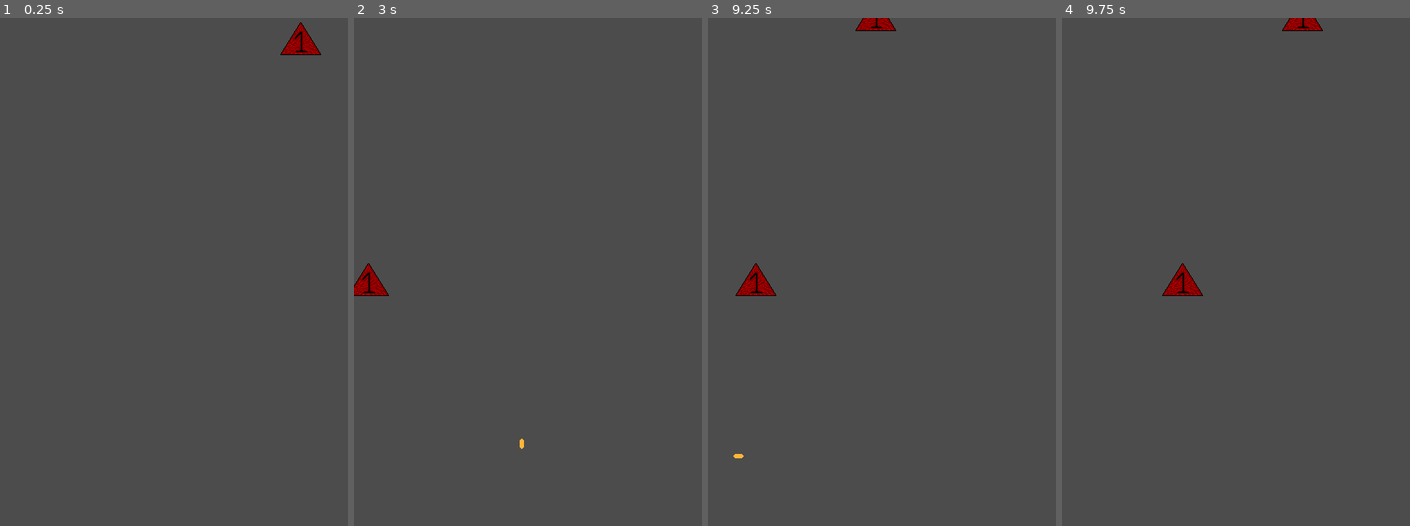
Above: before the commit, frames 1-4 (left to right).
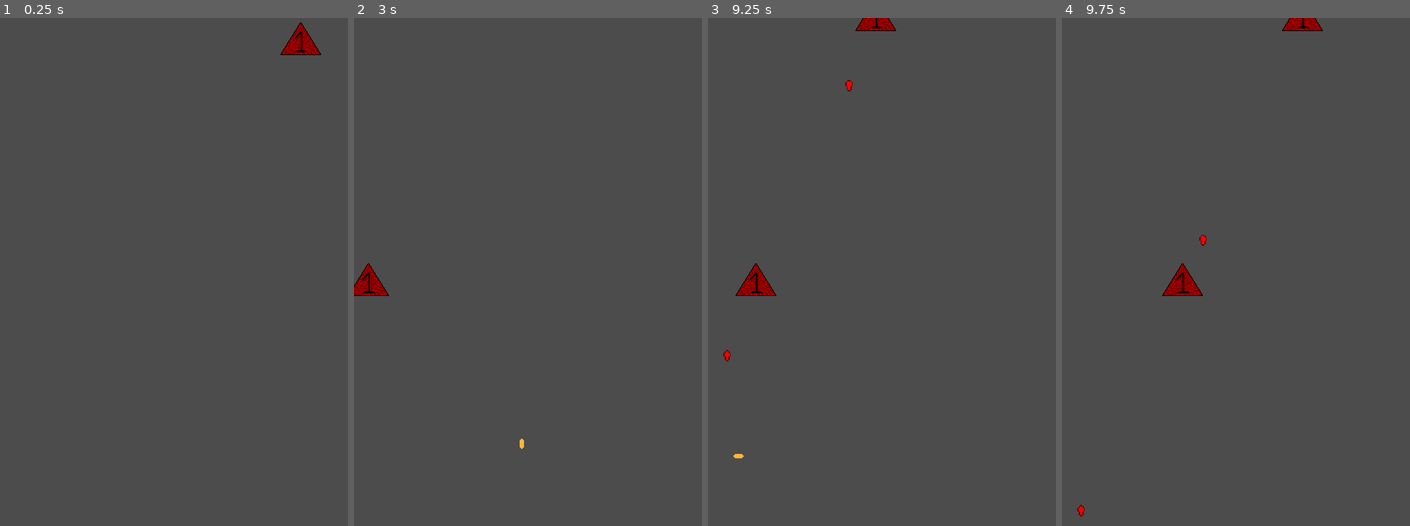
Above: after the commit, the same moments.

Repository: VilaIsabelaStudios/Rogue
Game: Godot game, scene res://src/Scenes/World/Highway.tscn
Same seed, same stepped clock (60 frames per second), same inputs: the game is played once before the commit and once after it.
Inputs:
- Up to frame 1 (0.25 s): no input
- Up to frame 2 (3 s): hold Right (FireRight) 0.53-1.28 s; hold Left (FireLeft) 1.28-2.03 s; hold Right (FireRight) 2.03-2.78 s; hold Up (FireUp) from 2.78 s (still down)
- Up to frame 3 (9.25 s): release Up (FireUp) at 3.53 s; hold Left (FireLeft) 3.53-5.78 s; hold Right (FireRight) 5.78-6.53 s; hold Up (FireUp) 6.53-7.28 s; hold Right (FireRight) 7.28-8.03 s; hold Left (FireLeft) from 8.03 s (still down)
- Up to frame 4 (9.75 s): release Left (FireLeft) at 9.53 s; hold Up (FireUp) from 9.53 s (still down)

Frames 1-2 are identical in both runs. In frame 3, less than 0.1% of the frame differs, in the area x 4-42%, y 12-68%; in frame 4, less than 0.1%.

Commit message:
Enemies shots

Diff:
--- /dev/null
+++ b/src/Scenes/Enemies/enemyShot.tscn
@@ -0,0 +1,21 @@
+[gd_scene load_steps=4 format=2]
+
+[ext_resource path="res://Art/Bullets/RedShot.png" type="Texture" id=1]
+[ext_resource path="res://src/Scripts/Enemies/EnemyShotBody.gd" type="Script" id=2]
+
+[sub_resource type="CapsuleShape2D" id=1]
+radius = 6.0
+height = 6.0
+
+[node name="enemyShot" type="Node2D"]
+
+[node name="EnemyShotBody" type="RigidBody2D" parent="."]
+script = ExtResource( 2 )
+
+[node name="Sprite" type="Sprite" parent="EnemyShotBody"]
+position = Vector2( 3.8147e-06, 0 )
+scale = Vector2( 1.70313, 1.73438 )
+texture = ExtResource( 1 )
+
+[node name="Shape" type="CollisionShape2D" parent="EnemyShotBody"]
+shape = SubResource( 1 )
--- a/src/Scripts/Enemies/BodyLv1.gd
+++ b/src/Scripts/Enemies/BodyLv1.gd
@@ -3,6 +3,9 @@
 var speed = 200
 var move = Vector2()
 var status = 1
+var bullet = preload("res://src/Scenes/Enemies/enemyShot.tscn")
+var reload = 3
+var bulletSpeed=400
 
 func _physics_process(delta):
 	var location = [position.x,position.y]
@@ -29,5 +32,16 @@
 		move.y=0
 	elif status==4:
 		status = 1
+	move_and_slide(move.normalized()*speed)
 
-	move_and_slide(move.normalized()*speed)
+	if reload>0:
+		reload-=delta
+	else:
+		reload=3
+		var bulletShooted = bullet.instance()
+		bulletShooted.position = Vector2(position.x+450,position.y+20)
+		bulletShooted.get_node("EnemyShotBody").apply_impulse(Vector2(),Vector2(0,bulletSpeed))
+		get_tree().get_root().add_child(bulletShooted)
+
+func kill():
+	queue_free()
--- /dev/null
+++ b/src/Scripts/Enemies/EnemyShotBody.gd
@@ -0,0 +1,7 @@
+extends RigidBody2D
+
+
+func _on_Bullet1_body_entered(body):
+	print("atirou")
+	if body.is_in_group("Player"):
+		queue_free()
Binary file added: Art/Bullets/RedShot.png
Not shown, added: Art/Bullets/RedShot.png.import
